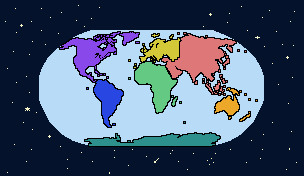
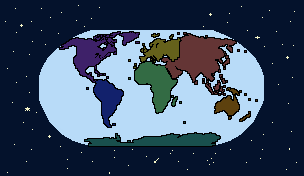
Layer changes from the first 304 × 176 image to the second:
added layer "NA_d" above "AN_d" over [60,32,139,82]
added layer "AN_d" above "AF_d" over [85,122,220,146]
added layer "AF_d" above "SA_d" over [129,62,181,113]
added layer "SA_d" above "AS_d" over [87,80,123,127]
added layer "AS_d" above "OC_d" over [162,33,246,95]
added layer "OC_d" above "EU_d" over [215,88,257,121]
added layer "EU_d" above "NA_pr" over [129,34,180,68]
